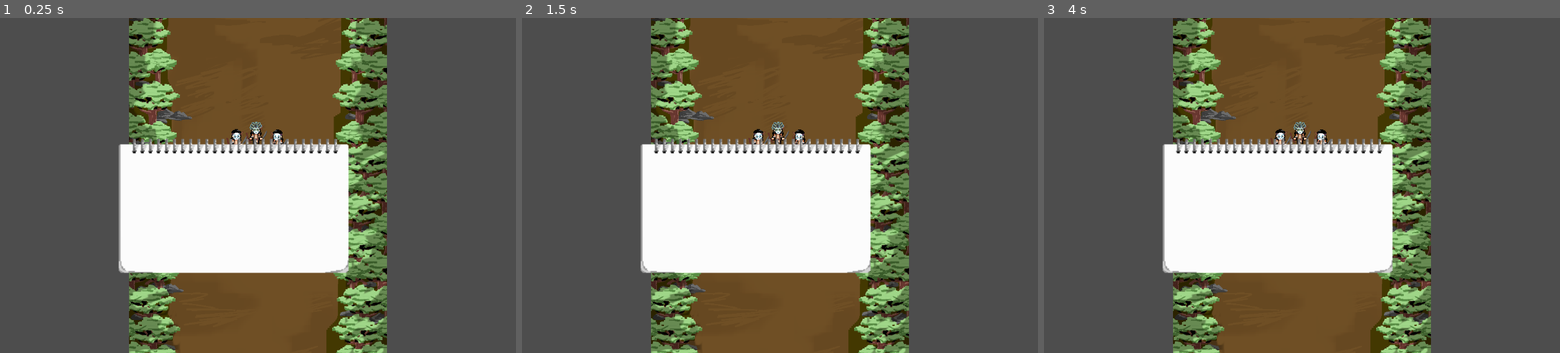
Above: before the commit, frames 1-3 (left to right).
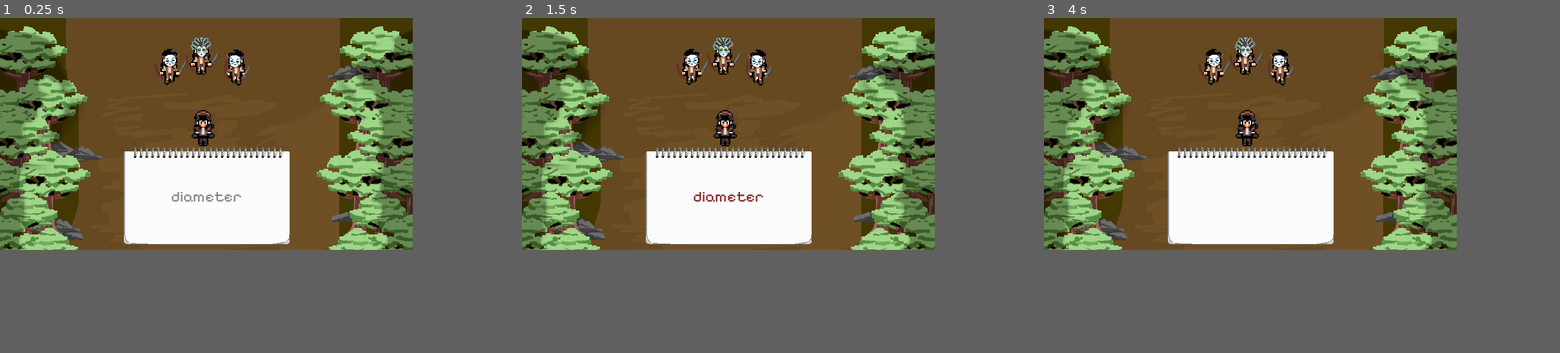
Above: after the commit, the same moments.

Repository: toot-a-loot/Zoie-Chasing-Game
Game: Godot game, scene res://game/game.tscn
Two runs of this game, one before a commit and one after it. Both use one fixed random seed, a clock stepped at 60 frames per second and the inputs below.
Inputs:
- Up to frame 1 (0.25 s): no input
- Up to frame 2 (1.5 s): tap Enter at 0.5 s; tap Space at 1.25 s
- Up to frame 3 (4 s): tap Enter at 2, 3.5 s; tap Space at 2.75 s
In our replay, the window is 800x520 before the commit and 640x360 after it. These sizes can differ from the game's own. Grey fills any space a smaller window leaves; there, only what the larger window draws over its background counts as a difference.

The runs differ from the first frame. In frame 1, 50% of the frame differs, in the area x 0-80%, y 0-100%; in frame 2, 50%; in frame 3, 50%.

Commit message:
Implemented Word Generation

Diff:
--- /dev/null
+++ b/core/word_generator/word.gd
@@ -0,0 +1,59 @@
+extends RichTextLabel
+
+@export var untyped_color: Color = Color("888888")
+@export var typed_color: Color = Color("00FF00")
+# 1. NEW: Color for errors (Red)
+@export var error_color: Color = Color("FF0000")
+
+var target_word: String = ""
+var letter_index: int = 0
+
+func setup(text_to_type: String):
+	target_word = text_to_type
+	update_display()
+
+# 2. UPDATED: Returns an int code now
+# 1 = Word Finished, 0 = Correct Letter, -1 = Wrong Letter
+func process_input(input_letter: String) -> int:
+	if input_letter == target_word[letter_index]:
+		letter_index += 1
+		update_display()
+
+		if letter_index == target_word.length():
+			queue_free()
+			return 1 # Code for "Finished"
+		return 0 # Code for "Correct, keep going"
+	else:
+		shake_and_flash()
+		return -1 # Code for "Wrong letter"
+
+# 3. NEW: Visual Feedback (Shake + Red Flash)
+func shake_and_flash():
+	var tween = create_tween()
+
+	# Shake Effect (Wiggle Rotation)
+	# We use rotation because it works better inside Containers than position
+	# Pivot offset ensures it shakes from the center, not top-left
+	pivot_offset = size / 2
+	tween.tween_property(self, "rotation_degrees", 5, 0.05)
+	tween.tween_property(self, "rotation_degrees", -5, 0.05)
+	tween.tween_property(self, "rotation_degrees", 5, 0.05)
+	tween.tween_property(self, "rotation_degrees", 0, 0.05)
+
+	# Flash Red Effect (parallel to shake)
+	# We momentarily override the text color to red
+	modulate = error_color
+	# Create a second tween for color so it doesn't wait for the shake to finish
+	var color_tween = create_tween()
+	color_tween.tween_interval(0.2) # Stay red for 0.2 seconds
+	color_tween.tween_property(self, "modulate", Color.WHITE, 0.1) # Fade back to normal
+
+func update_display():
+	# (Your existing update_display logic remains mostly the same)
+	var color_typed_hex = typed_color.to_html(false)
+	var color_untyped_hex = untyped_color.to_html(false)
+
+	var typed_part = "[color=#" + color_typed_hex + "]" + target_word.substr(0, letter_index) + "[/color]"
+	var untyped_part = "[color=#" + color_untyped_hex + "]" + target_word.substr(letter_index) + "[/color]"
+
+	text = typed_part + untyped_part
--- /dev/null
+++ b/core/word_generator/word.tscn
@@ -0,0 +1,25 @@
+[gd_scene load_steps=3 format=3 uid="uid://ctcx63unveb5w"]
+
+[ext_resource type="Script" uid="uid://bdcsrvdpusi5k" path="res://core/word_generator/word.gd" id="1_2qxmy"]
+[ext_resource type="FontFile" uid="uid://kb433xc110qf" path="res://assets/Pixelify_Sans/PixelifySans-VariableFont_wght.ttf" id="1_rj1jg"]
+
+[node name="word" type="RichTextLabel"]
+anchors_preset = 8
+anchor_left = 0.5
+anchor_top = 0.5
+anchor_right = 0.5
+anchor_bottom = 0.5
+offset_left = -20.0
+offset_top = -20.0
+offset_right = 20.0
+offset_bottom = 20.0
+grow_horizontal = 2
+grow_vertical = 2
+theme_override_fonts/normal_font = ExtResource("1_rj1jg")
+theme_override_font_sizes/normal_font_size = 24
+bbcode_enabled = true
+fit_content = true
+scroll_active = false
+autowrap_mode = 0
+script = ExtResource("1_2qxmy")
+typed_color = Color(1, 0.5833334, 0, 1)
--- /dev/null
+++ b/core/word_generator/word_gen.gd
@@ -0,0 +1,96 @@
+extends MarginContainer
+
+var word_scene = preload("res://core/word_generator/word.tscn")
+@onready var death_timer = $Timer
+
+@export var penalty_amount: float = 0.25
+
+# We start with an empty list, it will be filled by the file
+var word_list: Array[String] = []
+var current_word_node = null
+
+var is_game_active: bool = true
+
+func _ready():
+	load_words_from_file() # <--- Load the file first
+	spawn_next_word()
+	is_game_active = true
+
+func load_words_from_file():
+	# Open the file in Read mode
+	var file = FileAccess.open("res://core/words.txt", FileAccess.READ)
+
+	if file:
+		# Read the whole file as one long string
+		var content = file.get_as_text()
+
+		# Split the string every time there is a new line
+		# The 'false' argument tells Godot to ignore empty lines
+		var raw_lines = content.split("\n", false)
+
+		# Clean up every word to remove spaces or "\r" (windows line endings)
+		for line in raw_lines:
+			var clean_word = line.strip_edges()
+			if clean_word != "":
+				word_list.append(clean_word)
+	else:
+		print("ERROR: Could not find words.txt!")
+		# Fallback list just in case
+		word_list = ["error", "file", "missing"]
+
+func spawn_next_word():
+	# 2. UPDATED: Don't spawn if game is over
+	if not is_game_active:
+		return
+
+	if current_word_node != null:
+		current_word_node.queue_free()
+
+	if word_list.is_empty():
+		print("Word list is empty!")
+		return
+
+	var word_instance = word_scene.instantiate()
+	var random_word = word_list.pick_random()
+
+	add_child(word_instance)
+	word_instance.setup(random_word)
+	word_instance.position = Vector2.ZERO
+
+	current_word_node = word_instance
+
+	# Only start timer if it's not already running (or restart it)
+	if death_timer.is_stopped():
+		death_timer.start()
+
+func _on_timer_timeout():
+	# 4. UPDATED: Handle Game Over logic
+	is_game_active = false
+	print("TIMEOUT! Final Time: 0.00")
+	print("GAME OVER")
+
+	# Optional: Destroy the current word so they can't type anymore
+	if current_word_node != null:
+		current_word_node.queue_free()
+
+func on_word_typed_correctly():
+	if is_game_active:
+		death_timer.stop()
+		spawn_next_word()
+		# Restart timer for the next word (if you want a fresh timer per word)
+		# Or keep it running if it's a global timer.
+		death_timer.start()
+
+func punish_player():
+	# 3. UPDATED: Apply penalty and print the timer
+	if not is_game_active: return
+
+	var new_time = death_timer.time_left - penalty_amount
+
+	print("WRONG LETTER! Penalty applied. Time left: %.2f" % new_time)
+
+	if new_time <= 0:
+		_on_timer_timeout()
+		death_timer.stop()
+	else:
+		death_timer.start(new_time)
--- /dev/null
+++ b/core/word_generator/word_gen.tscn
@@ -0,0 +1,13 @@
+[gd_scene load_steps=2 format=3 uid="uid://jw2rxjv2lj4f"]
+
+[ext_resource type="Script" uid="uid://c2mvu1aeht3q2" path="res://core/word_generator/word_gen.gd" id="1_2qxmy"]
+
+[node name="WordGen" type="MarginContainer"]
+script = ExtResource("1_2qxmy")
+
+[node name="Timer" type="Timer" parent="."]
+wait_time = 5.0
+one_shot = true
+autostart = true
+
+[connection signal="timeout" from="Timer" to="." method="_on_timer_timeout"]
--- /dev/null
+++ b/game/game.gd
@@ -0,0 +1,22 @@
+extends Node
+
+@onready var word_gen = $CanvasLayer/NotebookTexture/CenterContainer/WordGen
+
+func _unhandled_input(event):
+	# 1. NEW: Check if game is over before doing anything
+	if word_gen.is_game_active == false:
+		return
+
+	if event is InputEventKey and event.pressed and not event.echo:
+		var typed_char = OS.get_keycode_string(event.keycode).to_lower()
+
+		var active_word = word_gen.current_word_node
+
+		# Ensure active_word exists before accessing it
+		if active_word and active_word.has_method("process_input"):
+			var status = active_word.process_input(typed_char)
+
+			if status == 1:
+				word_gen.on_word_typed_correctly()
+			elif status == -1:
+				word_gen.punish_player()
--- a/game/game.tscn
+++ b/game/game.tscn
@@ -1,50 +1,60 @@
-[gd_scene load_steps=7 format=3 uid="uid://bdwo7t22wx702"]
+[gd_scene load_steps=9 format=3 uid="uid://bdwo7t22wx702"]
 
+[ext_resource type="Script" uid="uid://ciqnwuwxjnge1" path="res://game/game.gd" id="1_u5opy"]
 [ext_resource type="PackedScene" uid="uid://dx345jjqh08n3" path="res://entities/Player/player.tscn" id="2_dakft"]
 [ext_resource type="PackedScene" uid="uid://cdtw2itw1uqj8" path="res://entities/Monsters/monster_1.tscn" id="3_u5opy"]
 [ext_resource type="Texture2D" uid="uid://bwqw6a7jx77mx" path="res://assets/level backgrounds/forest/forest_bg.png" id="4_ee6o4"]
 [ext_resource type="PackedScene" uid="uid://5k3m7orbxbld" path="res://entities/Monsters/monster_2.tscn" id="4_y36n6"]
 [ext_resource type="PackedScene" uid="uid://udtcsatn72qu" path="res://entities/Monsters/monster_3.tscn" id="5_l8g03"]
+[ext_resource type="PackedScene" uid="uid://jw2rxjv2lj4f" path="res://core/word_generator/word_gen.tscn" id="8_y36n6"]
 [ext_resource type="Texture2D" uid="uid://ccjqe8qxp7ew6" path="res://assets/ui/note_ui.png" id="13_8bboj"]
 
 [node name="Game" type="Node2D"]
+script = ExtResource("1_u5opy")
 
 [node name="Background" type="Sprite2D" parent="."]
-position = Vector2(567, 149)
+position = Vector2(320, 720)
 texture = ExtResource("4_ee6o4")
 
 [node name="Player" parent="." instance=ExtResource("2_dakft")]
-position = Vector2(565, 208)
+position = Vector2(315, 172)
 
 [node name="Monster1" parent="." instance=ExtResource("3_u5opy")]
-position = Vector2(562, 94)
+position = Vector2(312, 58)
 
 [node name="Monster2" parent="." instance=ExtResource("4_y36n6")]
-position = Vector2(513, 108)
+position = Vector2(263, 72)
 
 [node name="Monster3" parent="." instance=ExtResource("5_l8g03")]
-position = Vector2(614, 115)
+position = Vector2(364, 79)
 
 [node name="CanvasLayer" type="CanvasLayer" parent="."]
 
 [node name="NotebookTexture" type="TextureRect" parent="CanvasLayer"]
-anchors_preset = -1
-anchor_left = 0.45200002
-anchor_top = 0.595
-anchor_right = 0.45200002
-anchor_bottom = 0.595
-offset_left = -339.56006
-offset_top = -230.04004
-offset_right = 341.43994
-offset_bottom = 179.95996
+anchors_preset = 7
+anchor_left = 0.5
+anchor_top = 1.0
+anchor_right = 0.5
+anchor_bottom = 1.0
+offset_left = -153.5
+offset_top = -175.0
+offset_right = 153.5
+offset_bottom = 10.0
 grow_horizontal = 2
 grow_vertical = 0
+size_flags_horizontal = 4
+size_flags_vertical = 4
 texture = ExtResource("13_8bboj")
+metadata/_edit_use_anchors_ = true
 
-[node name="RichTextLabel" type="RichTextLabel" parent="CanvasLayer/NotebookTexture"]
-layout_mode = 0
-offset_right = 40.0
-offset_bottom = 40.0
+[node name="CenterContainer" type="CenterContainer" parent="CanvasLayer/NotebookTexture"]
+custom_minimum_size = Vector2(200, 0)
+layout_mode = 1
+anchors_preset = 15
+anchor_right = 1.0
+anchor_bottom = 1.0
+grow_horizontal = 2
+grow_vertical = 2
 
-[node name="Camera2D" type="Camera2D" parent="."]
-position = Vector2(567, 224)
+[node name="WordGen" parent="CanvasLayer/NotebookTexture/CenterContainer" instance=ExtResource("8_y36n6")]
+layout_mode = 2
--- a/project.godot
+++ b/project.godot
@@ -17,5 +17,6 @@
 
 [display]
 
-window/size/viewport_width=1280
-window/size/viewport_height=832
+window/size/viewport_width=640
+window/size/viewport_height=360
+window/stretch/mode="canvas_items"
Not shown, added: assets/Pixelify_Sans/OFL.txt
Binary file added: assets/Pixelify_Sans/PixelifySans-VariableFont_wght.ttf
Not shown, added: assets/Pixelify_Sans/PixelifySans-VariableFont_wght.ttf.import
Not shown, added: assets/Pixelify_Sans/README.txt
Binary file added: assets/Pixelify_Sans/static/PixelifySans-Bold.ttf
Not shown, added: assets/Pixelify_Sans/static/PixelifySans-Bold.ttf.import
Binary file added: assets/Pixelify_Sans/static/PixelifySans-Medium.ttf
Not shown, added: assets/Pixelify_Sans/static/PixelifySans-Medium.ttf.import
Binary file added: assets/Pixelify_Sans/static/PixelifySans-Regular.ttf
Not shown, added: assets/Pixelify_Sans/static/PixelifySans-Regular.ttf.import
Binary file added: assets/Pixelify_Sans/static/PixelifySans-SemiBold.ttf
Not shown, added: assets/Pixelify_Sans/static/PixelifySans-SemiBold.ttf.import
(and 5 more such lines)
